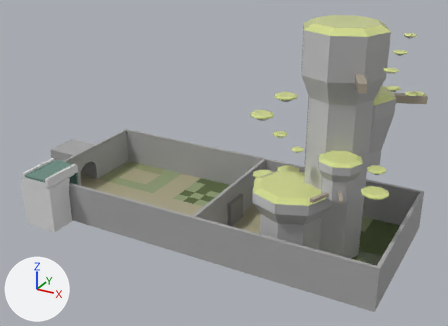
One commit to the FBX model Assets/3D_Models/FBXExports/GroundworkForProject.fbx: the scene before it, then after it.
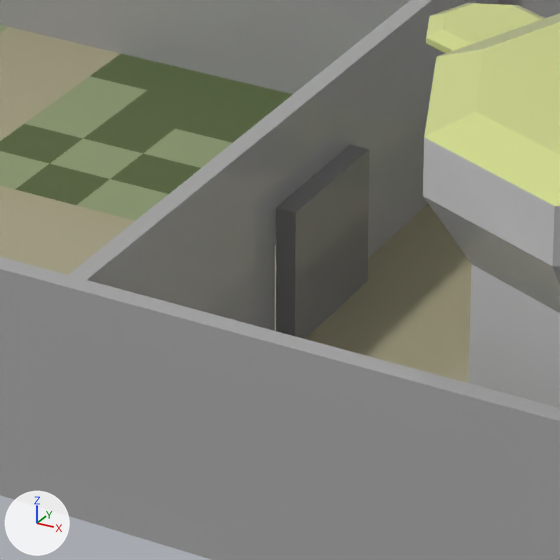
Old and new are each drawn whole from a camera (50 mm lens) standing at (48.1, -66.7, 41.9) and looking at (10.6, 1.5, 7.7) and again close up on the part from 40% to 62% of the width and 52% to 81% of the height. The axes (+X, +Y, +Z) are drawn at lower left. The lights are the same throughout. The older version's two pictures come first. Where no turn or scale is listed for an object, it has been applied to the vertices.

In view in the first close-up: 'BackWall', 'CliffLevel2', 'Door', 'Door001', 'LeftWall', 'MainAreaGround', 'Platform001', 'RightWall', 'SwordRoomGround', 'SwordRoomRightWall' and 1 more.
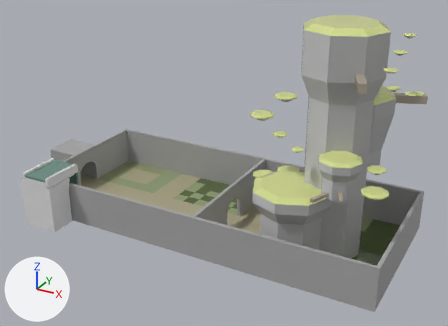
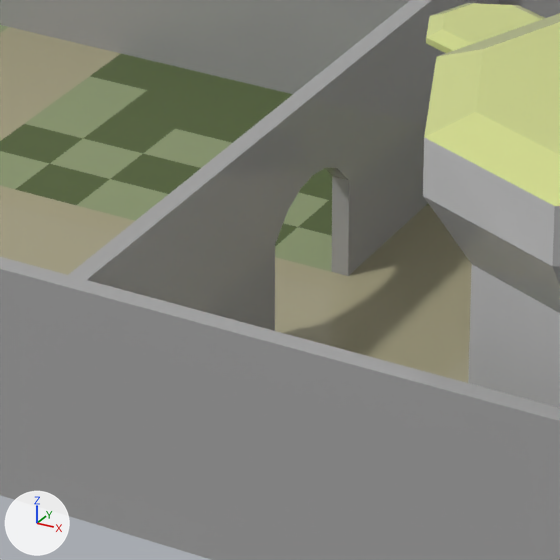
Commit message: UpdatedGroundwork
Removed Doors

Where the change shows, as pixel boxes (x1, y1, x2, y2) in the close-ups (560 x 560 px):
'Door', deleted: before (276, 176, 333, 339)
'Door001', deleted: before (314, 145, 369, 314)

Edits to the bpy script that builds the scene:
```text
Remove ob_door:
    ob_door = bpy.data.objects.new('Door', me_mesh_034)
    ob_door.location = (12.96, -1.83, 0.0)
Remove ob_door001:
    ob_door001 = bpy.data.objects.new('Door001', me_mesh_035)
    ob_door001.location = (12.98, 1.83, 0.0)
```
